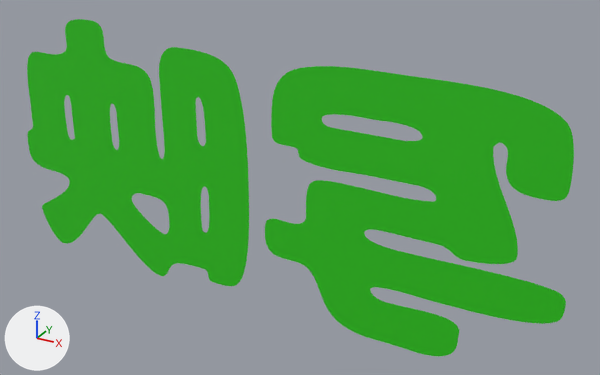
Renders of the OBJ model Resources/Text_Title.obj from each side of a commit.
Both versions are drawn from a camera (50 mm lens) standing at (0.994, -1.577, 0.802) and looking at (0.099, 0.049, -0.011). Every picture has the same lights, and +X, +Y and +Z are marked at lower left. The older version comes first. Where no turn or scale is listed for an object, it has been applied to the vertices.

The scene before the commit, as lines of its bpy script (objects in view):
```python
me_テキスト = bpy.data.meshes.new('テキスト')
me_テキスト.from_pydata(...)  # 1390 vertices, 1398 faces; spans x -0.76..0.76, y 0.0, z -0.35..0.35
me_テキスト.materials.append(mat_マテリアル)  # picture img_stagenumbercolor_png
ob_テキスト = bpy.data.objects.new('テキスト', me_テキスト)
ob_テキスト.location = (0.0, 0.0, 0.0)
```
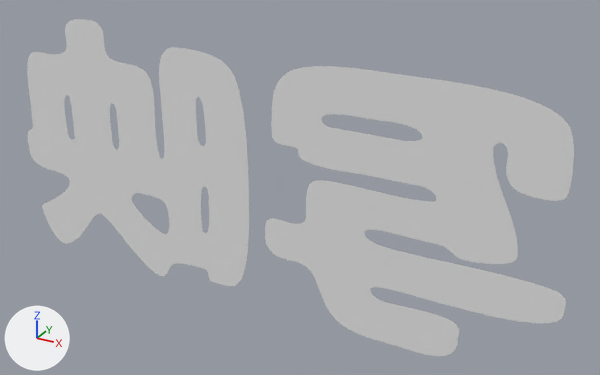
The newer file is also turned or shifted as a whole; pictures and numbers use the older file's frame.

The change, as JSON lines over the scene's bpy script:
```json
{"op": "add", "block": "mat_マテリアル_001", "code": ["mat_マテリアル_001 = principled_material('マテリアル.001')", "mat_マテリアル_001.base_color = (0.8, 0.8, 0.8)  # white #e7e7e7", "mat_マテリアル_001.roughness = 1.0"]}
{"block": "me_テキスト", "where": "me_テキスト.from_pydata(...)  # 1390 vertices, 1398 faces; spans x -0.76..0.76, y 0.0, z -0.35..0.35"}
{"op": "remove", "block": "me_テキスト", "code": "me_テキスト.materials.append(mat_マテリアル)  # picture img_stagenumbercolor_png"}
{"op": "add", "block": "me_テキスト", "code": "me_テキスト.materials.append(mat_マテリアル_001)  # white #e7e7e7"}
```

Changed parts and their boxes (x1, y1, x2, y2) in the pictures (600 x 375 px):
```json
{"object": "テキスト", "change": "recoloured", "before": [27, 19, 574, 356], "after": [27, 19, 574, 356], "on screen": "green to white"}
```
